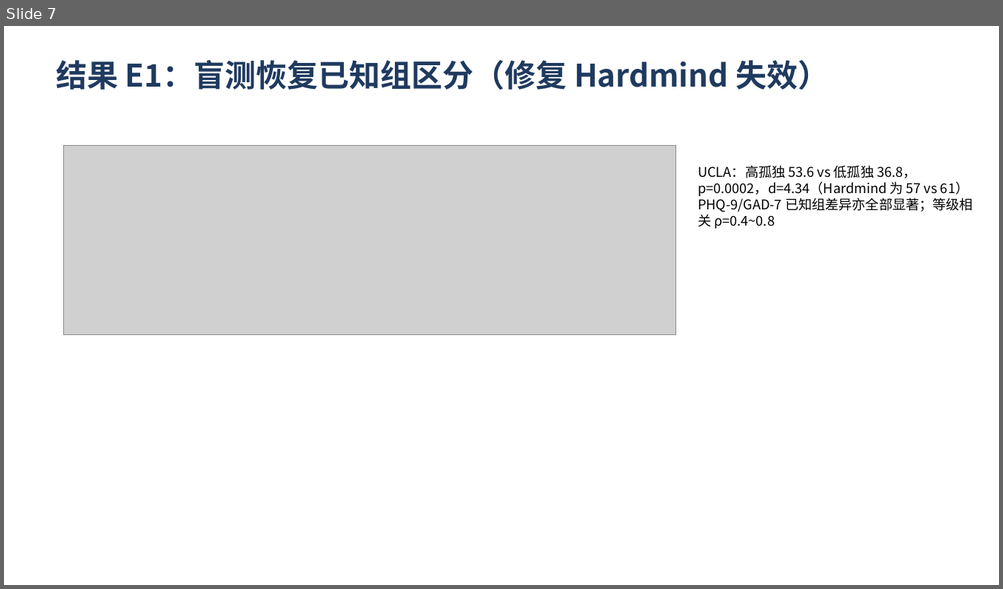
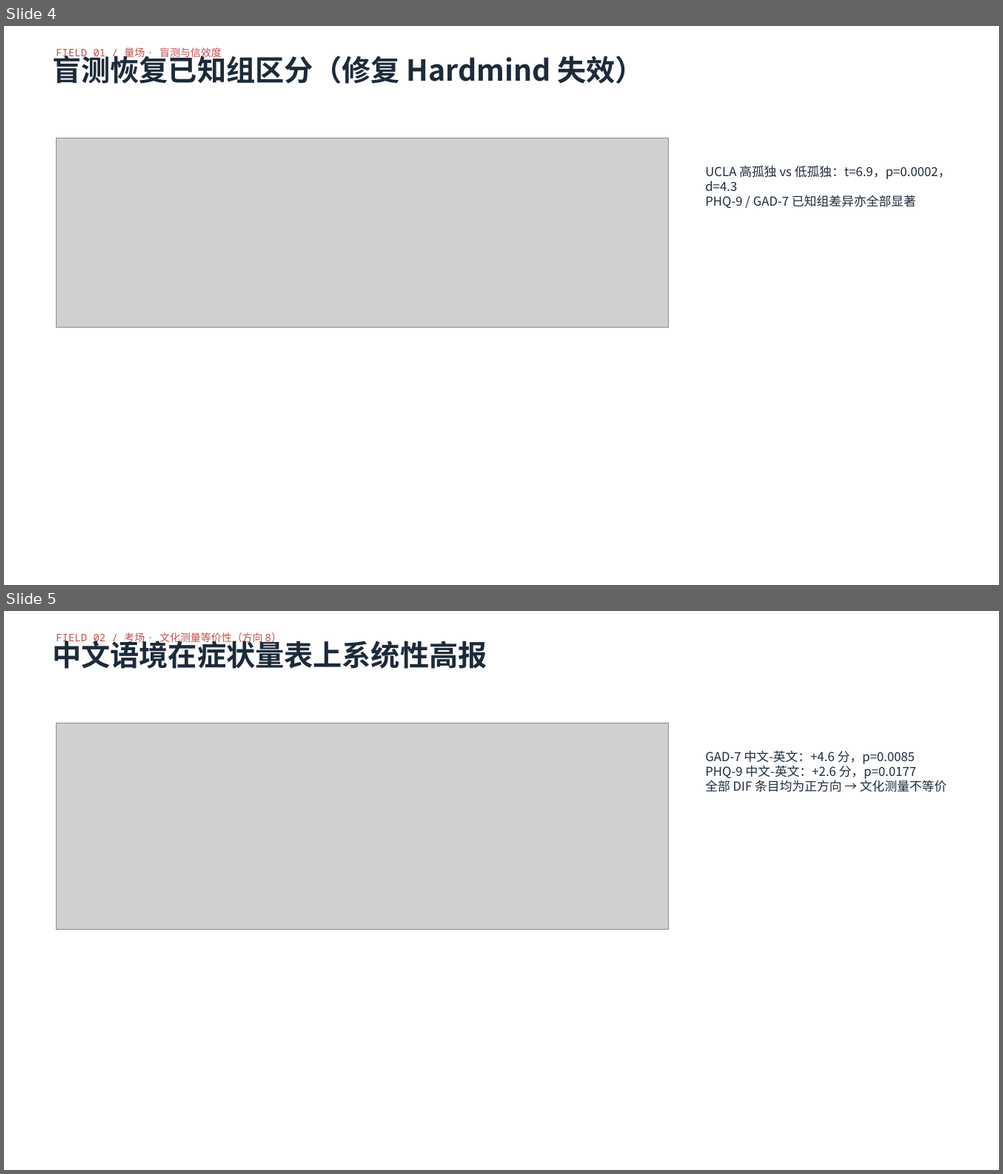
Before and after one commit to lizhong0525/Hardmind, a slide deck: docs/答辩PPT_心镜.pptx. Shown one above the other, each under a label of ours: slide 7 before the commit, slides 4 and 5 after it. The pictures are 1003x589 and 1003x1174 pixels, drawn with LibreOffice and Linux fonts; fonts in the diff are those of the drawing; grey boxes stand for pictures. Boxes give left, top, right and bottom in pixels: in the first picture for what was removed or moved away, otherwise in the second. Text is boxed around its words. In the diff, an @@ line names an element or a change of style, - is before the commit and + after.

```diff
--- a/docs/答辩PPT_心镜.pptx
+++ b/docs/答辩PPT_心镜.pptx
@@ slide 5 added at (4, 611, 999, 1170), background #FFFFFF @@
@@ text added at (56, 632, 282, 644), 10 pt, text #C0504D @@
+FIELD 02 / 考场 · 文化测量等价性（方向 8）
@@ text added at (52, 636, 486, 669), 28 pt, text #1D2A3A, bold @@
+中文语境在症状量表上系统性高报
@@ picture added at (57, 723, 668, 930) @@
@@ text added at (705, 751, 946, 792), 12 pt, text #1D2A3A @@
+GAD-7 中文-英文：+4.6 分，p=0.0085
+PHQ-9 中文-英文：+2.6 分，p=0.0177
+全部 DIF 条目均为正方向 → 文化测量不等价
@@ what was slide 7 is now slide 4 @@
@@ slide 4 changed as well @@
@@ text added at (56, 47, 222, 59), 10 pt, text #C0504D @@
+FIELD 01 / 量场 · 盲测与信效度
@@ text at (52, 51, 643, 84): text changed; size 30 to 28 pt; text colour #1F3A5F to #1D2A3A @@
-结果 E1：盲测恢复已知组区分（修复 Hardmind 失效）
+盲测恢复已知组区分（修复 Hardmind 失效）
@@ picture: place and size @@
-picture at (64, 145, 675, 335)
+picture at (57, 138, 668, 327)
@@ text at (705, 166, 950, 208): text changed; size 13 to 12 pt; text colour #000000 to #1D2A3A @@
-UCLA：高孤独 53.6 vs 低孤独 36.8，p=0.0002，d=4.34（Hardmind 为 57 vs 61）
-PHQ-9/GAD-7 已知组差异亦全部显著；等级相关 ρ=0.4~0.8
+UCLA 高孤独 vs 低孤独：t=6.9，p=0.0002，d=4.3
+PHQ-9 / GAD-7 已知组差异亦全部显著
```
Also in this commit, not shown: 5 other slides changed, 5 other slides added, 6 slides removed, 33 other files.
